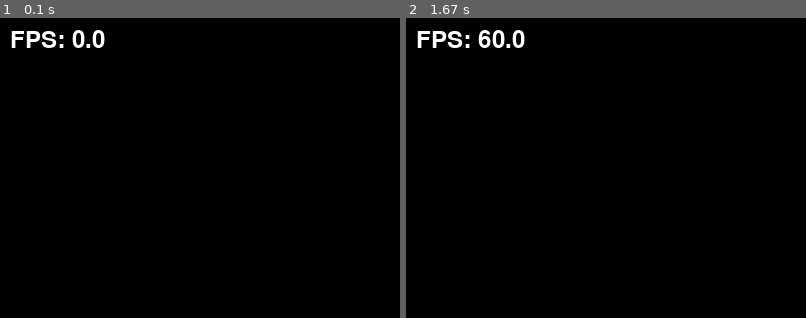
Above: before the commit, frames 1-2 (left to right).
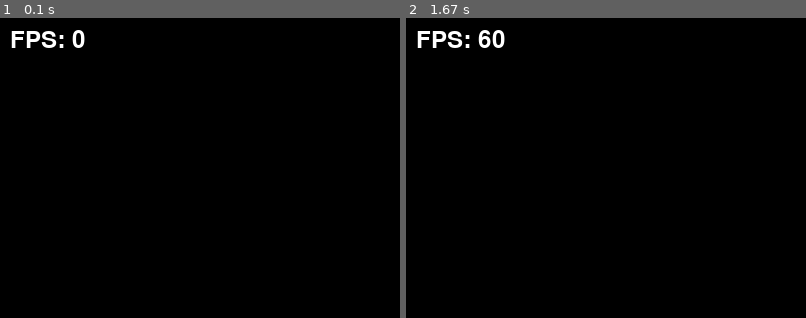
Above: after the commit, the same moments.

Repository: pierre-pressure/pygame-learning
Game: pygame game, started from 01-hello-game-window/main.py
Same seed, same stepped clock (60 frames per second), same inputs: the game is played once before the commit and once after it.
Inputs:
- Up to frame 1 (0.1 s): no input
- Up to frame 2 (1.67 s): no input
The pictures show only the part of the screen within x 0-50%, y 0-50%; the shares and areas given below are measured in that part.

The runs differ from the first frame. In frame 1, 0.1% of the frame differs, in the area x 21-27%, y 4-10%; in frame 2, 0.1%.

Commit message:
Kommentare erweitert

Diff:
--- a/01-hello-game-window/main.py
+++ b/01-hello-game-window/main.py
@@ -39,7 +39,7 @@
     screen.fill((0, 0, 0))  # RGB
     # FPS Anzeige
     fps = clock.get_fps() # Aktuelle FPS(durchschnittswert) holen
-    fps_text = font.render(f"FPS: {fps:.1f}", True, (255, 255, 255)) # Weißer, formatierter Text
+    fps_text = font.render(f"FPS: {fps:.0f}", True, (255, 255, 255)) # Weißer, formatierter Text | 1f wäre 60,x FPS
     screen.blit(fps_text, (10, 10)) # An Textposition zeichnen
     pygame.display.flip()  # Alles anzeigen
 
